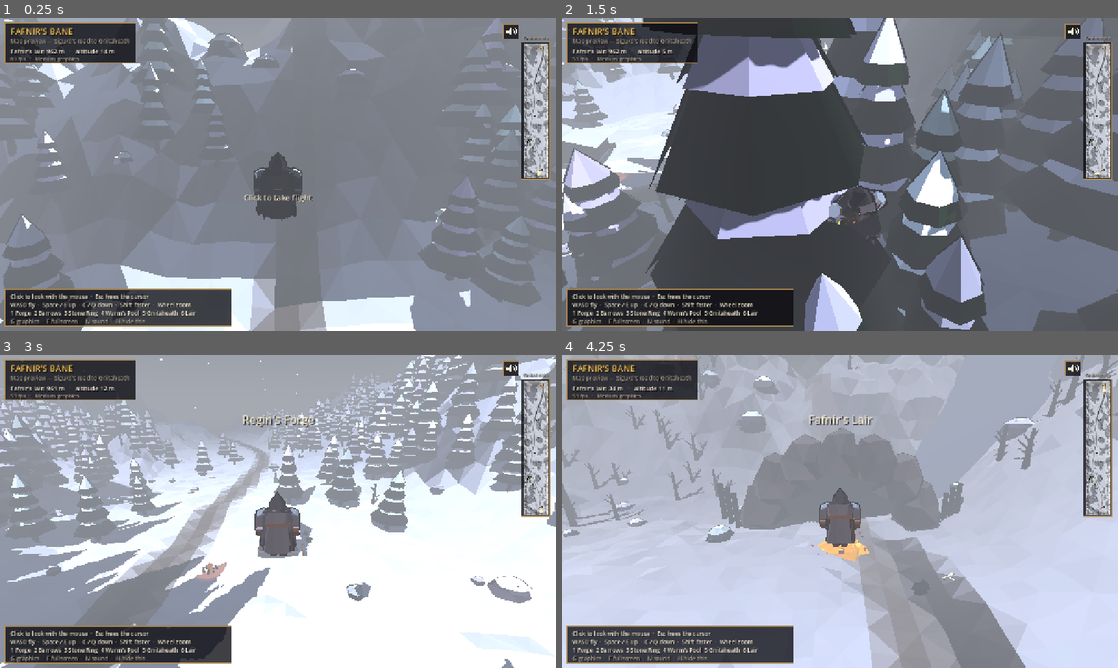
Above: before the commit, frames 1-4 (two rows, left to right).
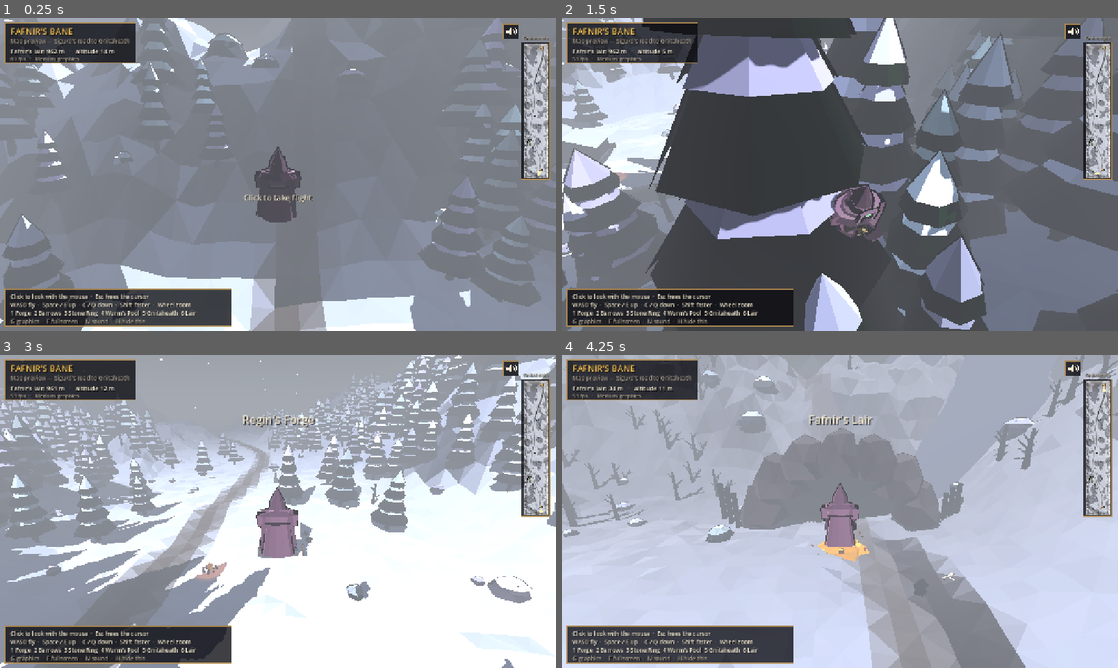
Above: after the commit, the same moments.

Repository: Kmad666/avalon-siege
Game: Godot game, scene res://scenes/main.tscn
The game is run twice, just before and just after one commit, with the same random seed, the same clock (stepped at 60 frames per second) and the same inputs.
Inputs (mouse positions are in pixels of both pictures, inside the frame that each line leads up to):
- Up to frame 1 (0.25 s): no input
- Up to frame 2 (1.5 s): tap Enter at 0.5 s; move the mouse to (962, 158) at 0.52 s; hold D (fly_right) 0.53-1.28 s; hold Shift (fly_boost) 0.53-1.28 s; click (962, 158) at 0.67 s; move the mouse to (812, 174) at 1.27 s; hold W (fly_fwd) from 1.28 s (still down); tap E at 1.35 s
- Up to frame 3 (3 s): keep holding W (fly_fwd); move the mouse to (289, 505) at 2.02 s; tap Q at 2.1 s; move the mouse to (272, 517) at 2.77 s; tap 1 at 2.85 s; click (272, 517) at 2.92 s
- Up to frame 4 (4.25 s): keep holding W (fly_fwd); move the mouse to (878, 514) at 3.52 s; tap 6 at 3.6 s

The runs differ from the first frame. In frame 1, 0.3% of the frame differs, in the area x 45-55%, y 41-66%; in frame 2, 0.8%; in frame 3, 1.2%, in the area x 45-67%, y 42-78%; in frame 4, 0.9%.

Commit message:
Hero redesign: mauve-robed hooded knight with green eyes and a planted greatsword
Co-Authored-By: Claude Opus 5.5 <noreply@anthropic.com>
Claude-Session: https://claude.ai/code/session_01KidadRycBef9vnX6TmkFiq

Diff:
--- a/scripts/flyer.gd
+++ b/scripts/flyer.gd
@@ -30,7 +30,7 @@
 	body.mesh = Props.hero_body()
 	Toon.apply(body, Toon.hero())
 	add_child(body)
-	# Glowing eyes in the dark of the hood, with a faint ember light inside it.
+	# Glowing eyes in the dark of the hood, with a faint green light inside it.
 	var eyes := MeshInstance3D.new()
 	eyes.mesh = Props.hero_eyes()
 	Geo.apply(eyes, true)
@@ -41,9 +41,9 @@
 	haze.cast_shadow = GeometryInstance3D.SHADOW_CASTING_SETTING_OFF
 	body.add_child(haze)
 	var glow := OmniLight3D.new()
-	glow.position = Vector3(0, 1.5, 0.32)
+	glow.position = Vector3(0, 1.49, 0.4)
 	glow.light_color = Props.EYE
-	glow.light_energy = 1.2
+	glow.light_energy = 0.7
 	glow.omni_range = 0.6
 	body.add_child(glow)
 	cloak_pivot = Node3D.new()
--- a/scripts/props.gd
+++ b/scripts/props.gd
@@ -85,74 +85,90 @@
 
 # ------------------------------------------------------------- the hooded hero
 
-const ROBE := Color(0.38, 0.35, 0.36)
-const HOOD := Color(0.31, 0.29, 0.31)
-const LEATHER := Color(0.45, 0.3, 0.2)
-const IRON := Color(0.58, 0.6, 0.64)
-const GOLD := Color(0.86, 0.66, 0.28)
+const ROBE := Color(0.56, 0.46, 0.52)       # dusty mauve
+const HOOD := Color(0.5, 0.41, 0.47)
+const ROBE_DARK := Color(0.4, 0.32, 0.38)
+const STEEL := Color(0.7, 0.72, 0.77)
+const GRIP := Color(0.24, 0.17, 0.14)
+const GOLD := Color(0.62, 0.55, 0.42)       # worn brass fittings
 const VOID := Color(0.01, 0.01, 0.015)
-const EYE := Color(1.0, 0.62, 0.18)
-
-
-## The hero: a broad-shouldered hooded wanderer. Heavy robe, iron pauldrons,
-## a deep cowl hiding the face. Faces +z. The eyes are a separate mesh so
-## they can glow (see hero_eyes).
+const EYE := Color(0.35, 1.0, 0.4)          # sickly green glow
+
+
+## A box stretched from a to b (limbs, sleeves).
+static func _limb(g: Geo, a: Vector3, b: Vector3, w: float, d: float, col: Color) -> void:
+	var y := (b - a).normalized()
+	var x := Vector3.UP.cross(y)
+	if x.length() < 0.01:
+		x = Vector3.RIGHT
+	x = x.normalized()
+	var z := x.cross(y).normalized()
+	g.push(Transform3D(Basis(x, y, z), (a + b) * 0.5))
+	g.box(Vector3.ZERO, Vector3(w, a.distance_to(b), d), col)
+	g.pop()
+
+
+## The hero: a tall hooded knight in long mauve robes, broad in the shoulder,
+## both hands resting on the pommel of a great sword planted point-down in
+## front of him. The face is a void under a peaked hood. Faces +z. The eyes
+## are a separate mesh so they can glow (see hero_eyes).
 static func hero_body() -> ArrayMesh:
 	return _cached("hero", func():
 		var g := Geo.new()
-		# Boots peeking out under the robe.
-		for sx in [-0.13, 0.13]:
-			g.box(Vector3(sx, 0.1, 0.05), Vector3(0.17, 0.2, 0.28), LEATHER.darkened(0.35))
-		# Long robe: flares toward the hem, cinched at the waist.
-		g.push_at(Vector3.ZERO, 0.0, Vector3(1.1, 1.0, 0.9))
-		g.prism(Vector3(0, 0.12, 0), 0.4, 0.29, 0.78, 9, ROBE, Color(0, 0, 0, 0), 0.17)
-		g.pop()
-		# Broad chest: wider than deep, widening up to the shoulders.
-		g.push_at(Vector3.ZERO, 0.0, Vector3(1.45, 1.0, 0.85))
-		g.prism(Vector3(0, 0.9, 0), 0.25, 0.33, 0.44, 8, ROBE.lightened(0.04), Color(0, 0, 0, 0), 0.2)
-		g.pop()
-		g.box(Vector3(0, 0.92, 0), Vector3(0.74, 0.09, 0.46), LEATHER)            # belt
-		g.box(Vector3(0, 0.92, 0.235), Vector3(0.11, 0.11, 0.03), GOLD)           # buckle
-		g.box(Vector3(0.2, 0.62, 0.2), Vector3(0.12, 0.62, 0.02), ROBE.darkened(0.25))  # robe split
-		# Leather harness across the chest.
-		g.push(Transform3D(Basis(Vector3(0, 0, 1), 0.75), Vector3(0, 1.12, 0.215)))
-		g.box(Vector3.ZERO, Vector3(0.08, 0.6, 0.03), LEATHER)
-		g.pop()
-		# Shoulders: iron pauldrons over a heavy mantle.
-		g.push_at(Vector3(0, 1.3, -0.02), 0.0, Vector3(1.5, 1.0, 1.0))
-		g.blob(Vector3.ZERO, 0.34, 0.16, HOOD, 211, 7, 1)
-		g.pop()
+		# Floor-length robe, flaring toward the hem.
+		g.push_at(Vector3.ZERO, 0.0, Vector3(1.12, 1.0, 0.92))
+		g.prism(Vector3(0, 0.02, 0), 0.42, 0.29, 0.92, 12, ROBE, Color(0, 0, 0, 0), 0.13)
+		g.pop()
+		# Broad chest under the robe, widening to the shoulders.
+		g.push_at(Vector3.ZERO, 0.0, Vector3(1.4, 1.0, 0.85))
+		g.prism(Vector3(0, 0.92, 0), 0.26, 0.34, 0.42, 10, ROBE.lightened(0.03), Color(0, 0, 0, 0), 0.16)
+		g.pop()
+		# A darker sash down the front, and a cord belt.
+		_limb(g, Vector3(0, 0.95, 0.27), Vector3(0, 0.1, 0.4), 0.2, 0.03, ROBE_DARK)
+		g.push_at(Vector3(0, 0.93, 0), 0.0, Vector3(1.32, 1.0, 1.0))
+		g.prism(Vector3.ZERO, 0.3, 0.3, 0.06, 10, ROBE_DARK.darkened(0.2), Color(0, 0, 0, 0), 0.16)
+		g.pop()
+		# Shoulder mantle: a short cape over the shoulders.
+		g.push_at(Vector3(0, 1.18, -0.01), 0.0, Vector3(1.45, 1.0, 1.05))
+		g.prism(Vector3.ZERO, 0.38, 0.22, 0.2, 10, HOOD, Color(0, 0, 0, 0), 0.16)
+		g.pop()
+		# Wide sleeves bent forward so both hands meet on the pommel.
+		var hands := Vector3(0, 1.0, 0.44)
 		for sx in [-1.0, 1.0]:
-			g.push(Transform3D(Basis(Vector3(0, 0, 1), sx * -0.45), Vector3(sx * 0.48, 1.3, 0.0)))
-			g.prism(Vector3(0, -0.06, 0), 0.19, 0.12, 0.12, 7, IRON, IRON.lightened(0.1))
-			g.prism(Vector3(0, -0.1, 0), 0.2, 0.2, 0.04, 7, IRON.darkened(0.25))
-			g.pop()
-			# Arms: wide sleeves, leather bracers, gloved fists.
-			g.box(Vector3(sx * 0.53, 1.07, 0.02), Vector3(0.2, 0.34, 0.22), ROBE)
-			g.box(Vector3(sx * 0.55, 0.82, 0.05), Vector3(0.17, 0.22, 0.18), LEATHER)
-			g.box(Vector3(sx * 0.55, 0.82, 0.05), Vector3(0.18, 0.04, 0.19), IRON)
-			g.box(Vector3(sx * 0.55, 0.65, 0.07), Vector3(0.14, 0.13, 0.15), LEATHER.darkened(0.3))
-		# The cowl: a deep, peaked hood with a dark void where the face is.
-		g.push_at(Vector3(0, 1.36, 0.0), 0.0, Vector3(1.0, 1.0, 1.15))
-		g.prism(Vector3(0, 0.0, -0.02), 0.22, 0.2, 0.22, 8, HOOD, Color(0, 0, 0, 0), 0.2)
-		g.prism(Vector3(0, 0.22, -0.02), 0.2, 0.0, 0.26, 8, HOOD, Color(0, 0, 0, 0), 0.2)
-		g.pop()
-		g.push(Transform3D(Basis(Vector3(1, 0, 0), -0.18), Vector3(0, 1.49, 0.2)))
-		g.quad(Vector3(-0.12, -0.13, 0), Vector3(0.12, -0.13, 0), Vector3(0.1, 0.13, 0), Vector3(-0.1, 0.13, 0), VOID)
-		g.pop()
-		# Hood brim overhanging the face, and the drape falling to the chest.
-		g.push(Transform3D(Basis(Vector3(1, 0, 0), 0.35), Vector3(0, 1.63, 0.18)))
-		g.box(Vector3.ZERO, Vector3(0.3, 0.05, 0.13), HOOD.lightened(0.05))
-		g.pop()
-		g.push_at(Vector3(0, 1.22, 0.08), 0.0, Vector3(1.3, 1.0, 1.0))
-		g.prism(Vector3.ZERO, 0.24, 0.2, 0.12, 8, HOOD, Color(0, 0, 0, 0), 0.2)
-		g.pop()
-		# Gram's hilt at the left hip.
-		g.push(Transform3D(Basis(Vector3(1, 0, 0), 0.5), Vector3(-0.4, 0.82, 0.05)))
-		g.box(Vector3(0, -0.36, 0), Vector3(0.07, 0.72, 0.04), LEATHER.darkened(0.3))
-		g.box(Vector3(0, 0.05, 0), Vector3(0.22, 0.04, 0.05), GOLD)
-		g.box(Vector3(0, 0.15, 0), Vector3(0.04, 0.16, 0.04), LEATHER)
-		g.box(Vector3(0, 0.25, 0), Vector3(0.07, 0.05, 0.07), GOLD)
+			var sh := Vector3(sx * 0.47, 1.25, 0.0)
+			var el := Vector3(sx * 0.46, 0.93, 0.15)
+			var cuff := Vector3(sx * 0.12, 1.0, 0.4)
+			_limb(g, sh, el, 0.22, 0.24, ROBE)
+			_limb(g, el, cuff, 0.25, 0.26, ROBE.darkened(0.06))
+			_limb(g, cuff - (cuff - el).normalized() * 0.03, cuff + (cuff - el).normalized() * 0.02, 0.27, 0.28, ROBE_DARK)
+			g.box(hands + Vector3(sx * 0.055, 0.0, -0.01), Vector3(0.11, 0.12, 0.12), GRIP.lightened(0.05))  # gauntlets
+		# The great sword, point-down in front: pommel, grip, guard, blade.
+		var sw := Vector3(0, 0, 0.47)
+		g.prism(sw + Vector3(0, 1.08, 0), 0.05, 0.03, 0.06, 6, GOLD)
+		g.box(sw + Vector3(0, 0.98, 0), Vector3(0.05, 0.16, 0.05), GRIP)
+		g.box(sw + Vector3(0, 0.89, 0), Vector3(0.34, 0.05, 0.07), GOLD)
+		g.box(sw + Vector3(0, 0.865, 0), Vector3(0.1, 0.04, 0.08), GOLD.darkened(0.15))
+		g.box(sw + Vector3(0, 0.5, 0), Vector3(0.1, 0.7, 0.03), STEEL)
+		g.box(sw + Vector3(0, 0.55, 0.016), Vector3(0.025, 0.58, 0.005), STEEL.darkened(0.25))   # fuller
+		g.tri(sw + Vector3(-0.05, 0.15, 0.015), sw + Vector3(0.05, 0.15, 0.015), sw + Vector3(0, 0.02, 0.0), STEEL)
+		g.tri(sw + Vector3(0.05, 0.15, -0.015), sw + Vector3(-0.05, 0.15, -0.015), sw + Vector3(0, 0.02, 0.0), STEEL.darkened(0.1))
+		# The tall, peaked hood with a dark void where the face is.
+		g.push_at(Vector3(0, 1.3, -0.01), 0.0, Vector3(1.0, 1.0, 1.15))
+		g.prism(Vector3(0, 0.0, -0.02), 0.25, 0.21, 0.28, 8, HOOD, Color(0, 0, 0, 0), 0.2)
+		g.pop()
+		g.push(Transform3D(Basis(Vector3(1, 0, 0), -0.22), Vector3(0, 1.58, -0.04)))
+		g.push_at(Vector3.ZERO, 0.0, Vector3(1.0, 1.0, 1.15))
+		g.prism(Vector3.ZERO, 0.21, 0.0, 0.42, 8, HOOD, Color(0, 0, 0, 0), 0.2)
+		g.pop()
+		g.pop()
+		g.push(Transform3D(Basis(Vector3(1, 0, 0), -0.18), Vector3(0, 1.49, 0.275)))
+		g.quad(Vector3(-0.13, -0.15, 0), Vector3(0.13, -0.15, 0), Vector3(0.1, 0.15, 0), Vector3(-0.1, 0.15, 0), VOID)
+		g.pop()
+		# The hood's rim framing the void.
+		g.push(Transform3D(Basis(Vector3(1, 0, 0), -0.18), Vector3(0, 1.49, 0.29)))
+		g.box(Vector3(0, 0.16, 0), Vector3(0.3, 0.05, 0.05), HOOD.lightened(0.04))
+		g.box(Vector3(-0.145, -0.01, 0), Vector3(0.05, 0.34, 0.05), HOOD.lightened(0.04))
+		g.box(Vector3(0.145, -0.01, 0), Vector3(0.05, 0.34, 0.05), HOOD.lightened(0.04))
 		g.pop()
 		return g.mesh(true))
 
@@ -161,14 +177,14 @@
 static func hero_eyes() -> ArrayMesh:
 	return _cached("hero_eyes", func():
 		var g := Geo.new()
-		g.push(Transform3D(Basis(Vector3(1, 0, 0), -0.18), Vector3(0, 1.5, 0.205)))
+		g.push(Transform3D(Basis(Vector3(1, 0, 0), -0.18), Vector3(0, 1.49, 0.28)))
 		for sd in [-1.0, 1.0]:
-			# Slanted slits, inner corners lower: a hard, narrowed stare.
-			var o := Vector3(sd * 0.095, 0.014, 0)
-			var i := Vector3(sd * 0.022, -0.004, 0)
-			var h := Vector3(0, 0.022, 0)
-			g.quad(o, i, i - h, o - h * 0.6, EYE)
-			g.quad(o - h * 0.6, i - h, i, o, EYE)
+			# Small, level, glowing eyes.
+			var c := Vector3(sd * 0.055, 0.0, 0)
+			var hw := Vector3(0.026, 0, 0)
+			var hh := Vector3(0, 0.02, 0)
+			g.quad(c - hw - hh, c + hw - hh, c + hw + hh, c - hw + hh, EYE)
+			g.quad(c - hw + hh, c + hw + hh, c + hw - hh, c - hw - hh, EYE)
 		g.pop()
 		return g.mesh(false))
 
@@ -177,15 +193,15 @@
 static func hero_eye_haze() -> ArrayMesh:
 	return _cached("hero_eye_haze", func():
 		var g := Geo.new()
-		g.push(Transform3D(Basis(Vector3(1, 0, 0), -0.18), Vector3(0, 1.5, 0.21)))
-		var c := Color(EYE.r * 0.45, EYE.g * 0.3, EYE.b * 0.15)
+		g.push(Transform3D(Basis(Vector3(1, 0, 0), -0.18), Vector3(0, 1.49, 0.285)))
+		var c := Color(EYE.r * 0.12, EYE.g * 0.22, EYE.b * 0.12)
 		for sd in [-1.0, 1.0]:
 			var m := Vector3(sd * 0.058, 0.004, 0)
 			for k in 8:
 				var a0 := TAU * k / 8.0
 				var a1 := TAU * (k + 1) / 8.0
-				g.tri(m, m + Vector3(cos(a0) * 0.085, sin(a0) * 0.05, 0), m + Vector3(cos(a1) * 0.085, sin(a1) * 0.05, 0), c)
-				g.tri(m, m + Vector3(cos(a1) * 0.085, sin(a1) * 0.05, 0), m + Vector3(cos(a0) * 0.085, sin(a0) * 0.05, 0), c)
+				g.tri(m, m + Vector3(cos(a0) * 0.05, sin(a0) * 0.035, 0), m + Vector3(cos(a1) * 0.05, sin(a1) * 0.035, 0), c)
+				g.tri(m, m + Vector3(cos(a1) * 0.05, sin(a1) * 0.035, 0), m + Vector3(cos(a0) * 0.05, sin(a0) * 0.035, 0), c)
 		g.pop()
 		return g.mesh(false))
 
@@ -195,9 +211,9 @@
 static func hero_cloak() -> ArrayMesh:
 	return _cached("cloak", func():
 		var g := Geo.new()
-		var c := HOOD.lightened(0.02)
+		var c := ROBE.darkened(0.08)
 		var top := 0.0
-		var bot := -1.12
+		var bot := -1.2
 		var n := 7
 		for i in n:
 			var u0 := float(i) / n
@@ -206,9 +222,9 @@
 			var x1t := lerpf(-0.42, 0.42, u1)
 			var x0b := lerpf(-0.56, 0.56, u0)
 			var x1b := lerpf(-0.56, 0.56, u1)
-			var b0 := bot + (0.0 if i % 2 == 0 else 0.1)
-			var b1 := bot + (0.1 if i % 2 == 0 else 0.0)
-			var tip := bot - 0.08 - 0.06 * float((i * 7) % 3)
+			var b0 := bot + (0.0 if i % 2 == 0 else 0.04)
+			var b1 := bot + (0.04 if i % 2 == 0 else 0.0)
+			var tip := bot - 0.03
 			var xm := (x0b + x1b) * 0.5
 			# Outer and inner faces of each strip, then a ragged point.
 			g.quad(Vector3(x0t, top, 0), Vector3(x1t, top, 0), Vector3(x1b, b1, -0.08), Vector3(x0b, b0, -0.08), c)
Not shown, changed: README.md
